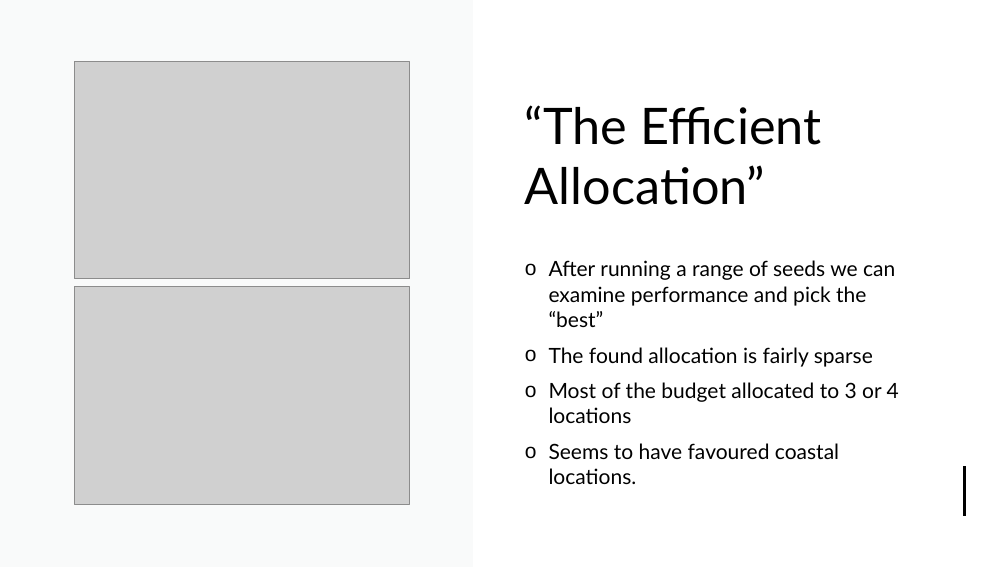
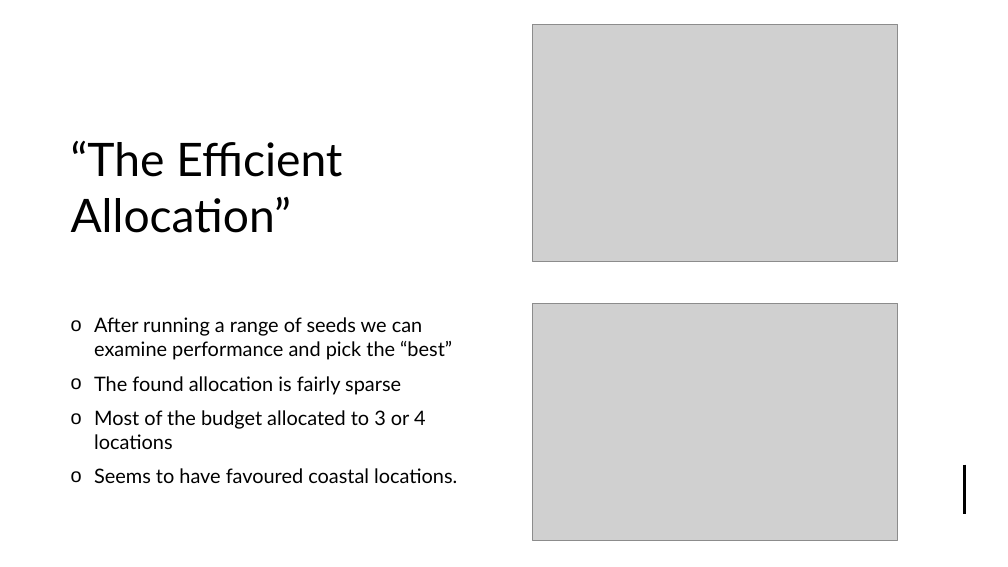
Before and after one commit to james-a-page/CS310Project, a slide deck: slide 16 of Documents/Presentation/ProjectPresentation-JamesPage.pptx. Drawn at 1008x567 pixels with LibreOffice and Linux fonts; fonts in the diff are those of the drawing; grey boxes stand for pictures. Boxes give left, top, right and bottom in pixels: in the first picture for what was removed or moved away, otherwise in the second. Text is boxed around its words. In the diff, an @@ line names an element or a change of style, - is before the commit and + after.

```diff
--- a/Documents/Presentation/ProjectPresentation-JamesPage.pptx
+++ b/Documents/Presentation/ProjectPresentation-JamesPage.pptx
@@ rectangle resized from (x1=473, y1=0, x2=1008, y2=567) to (x1=0, y1=0, x2=1008, y2=279) @@
@@ rectangle at (x1=0, y1=0, x2=1008, y2=279): shadow changed @@
@@ rectangle removed at (x1=0, y1=0, x2=1008, y2=567) @@
@@ picture added at (x1=532, y1=24, x2=898, y2=262) @@
@@ title "“The Efficient Allocation”" moved from (x1=525, y1=105, x2=821, y2=205) to (x1=71, y1=141, x2=342, y2=233) @@
@@ title "“The Efficient Allocation”" at (x1=71, y1=141, x2=342, y2=233): size 48 to 44 pt; vertical alignment middle to bottom @@
@@ picture removed at (x1=74, y1=61, x2=409, y2=279) @@
@@ text "After running a range of ..." moved from (x1=549, y1=260, x2=899, y2=484) to (x1=94, y1=317, x2=457, y2=483) @@
@@ text "After running a range of ..." at (x1=94, y1=317, x2=457, y2=483): size 20 to 19 pt @@
@@ picture removed at (x1=74, y1=287, x2=409, y2=504) @@
@@ picture added at (x1=532, y1=303, x2=898, y2=541) @@
```
Also in this commit, not shown: 5 other slides changed, 1 slide added, 1 slide removed, 14 other files.
